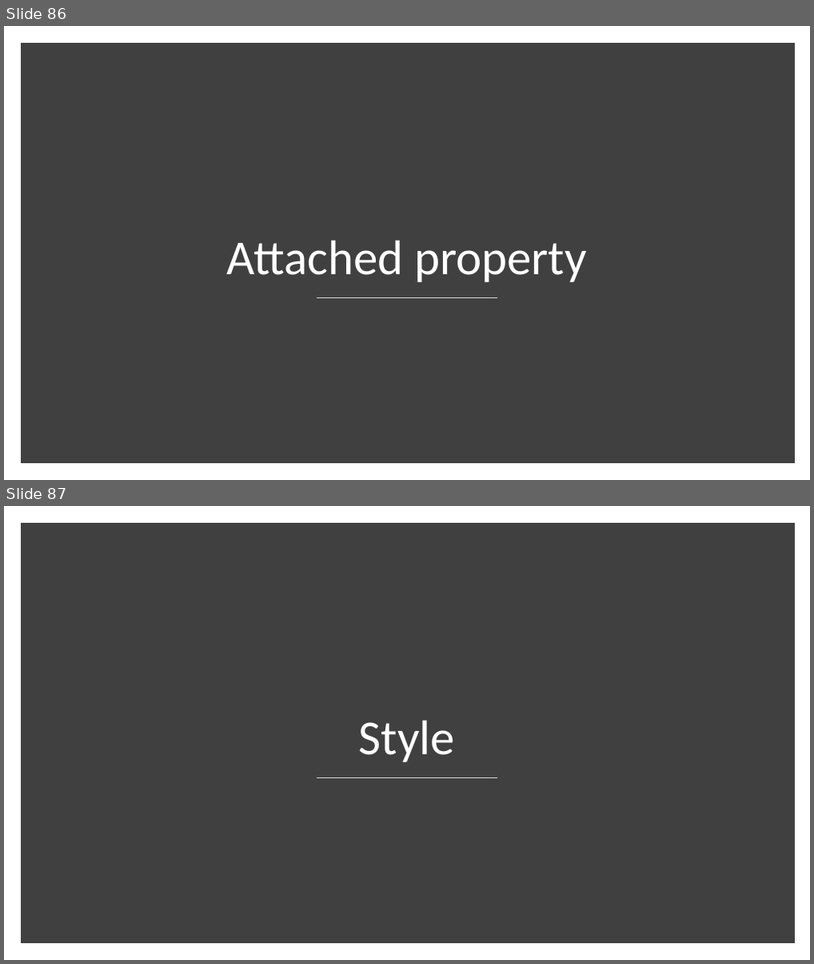
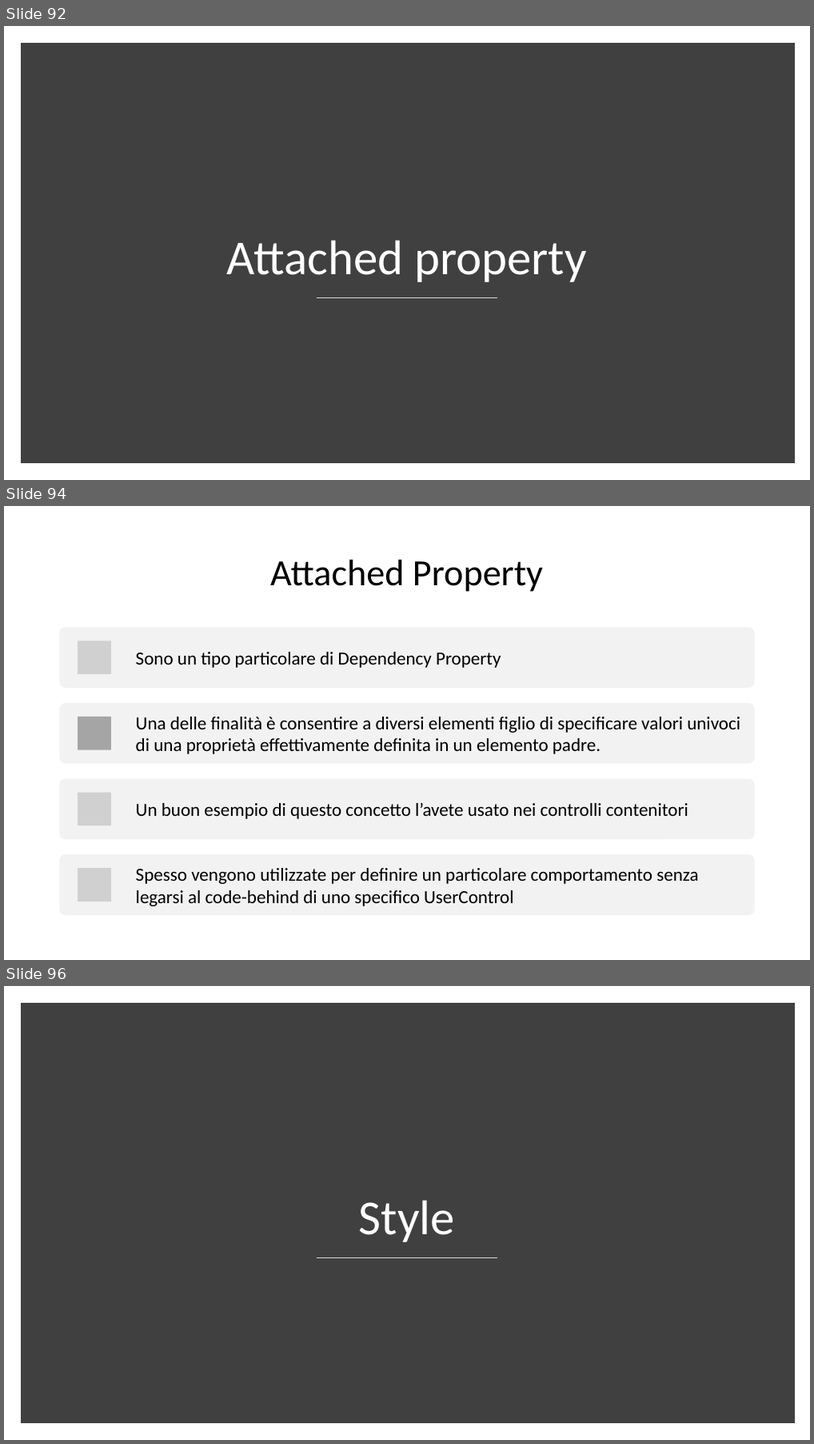
Before and after one commit to danieleromanazzi/wpf-tutorial, a slide deck: wpf-tutorial.pptx. Shown one above the other, each under a label of ours: slides 86 and 87 before the commit, slides 92, 94 and 96 after it; the slides between them are not shown. The pictures are 814x964 and 814x1444 pixels, drawn with LibreOffice and Linux fonts; fonts in the diff are those of the drawing; grey boxes stand for pictures. Boxes give left, top, right and bottom in pixels: in the first picture for what was removed or moved away, otherwise in the second. Text is boxed around its words. In the diff, an @@ line names an element or a change of style, - is before the commit and + after.

```diff
--- a/wpf-tutorial.pptx
+++ b/wpf-tutorial.pptx
@@ slide 94 added at (4, 506, 810, 960), background #FFFFFF @@
@@ title added at (270, 560, 543, 592), 44 pt, text #000000 @@
+Attached Property
@@ group added at (60, 627, 755, 915): 4 rounded rectangles, 4 texts, 3 pictures, 1 rectangle @@
+Sono un tipo particolare di Dependency Property
+Una delle finalità è consentire a diversi elementi figlio di specificare valori univoci di una proprietà effettivamente definita in un elemento padre.
+Un buon esempio di questo concetto l’avete usato nei controlli contenitori
+Spesso vengono utilizzate per definire un particolare comportamento senza legarsi al code-behind di uno specifico UserControl
@@ what was slide 86 is now slide 92 @@
@@ what was slide 87 is now slide 96 @@
```
Also in this commit, not shown: 3 slides changed, 19 other slides added, 3 other files.
